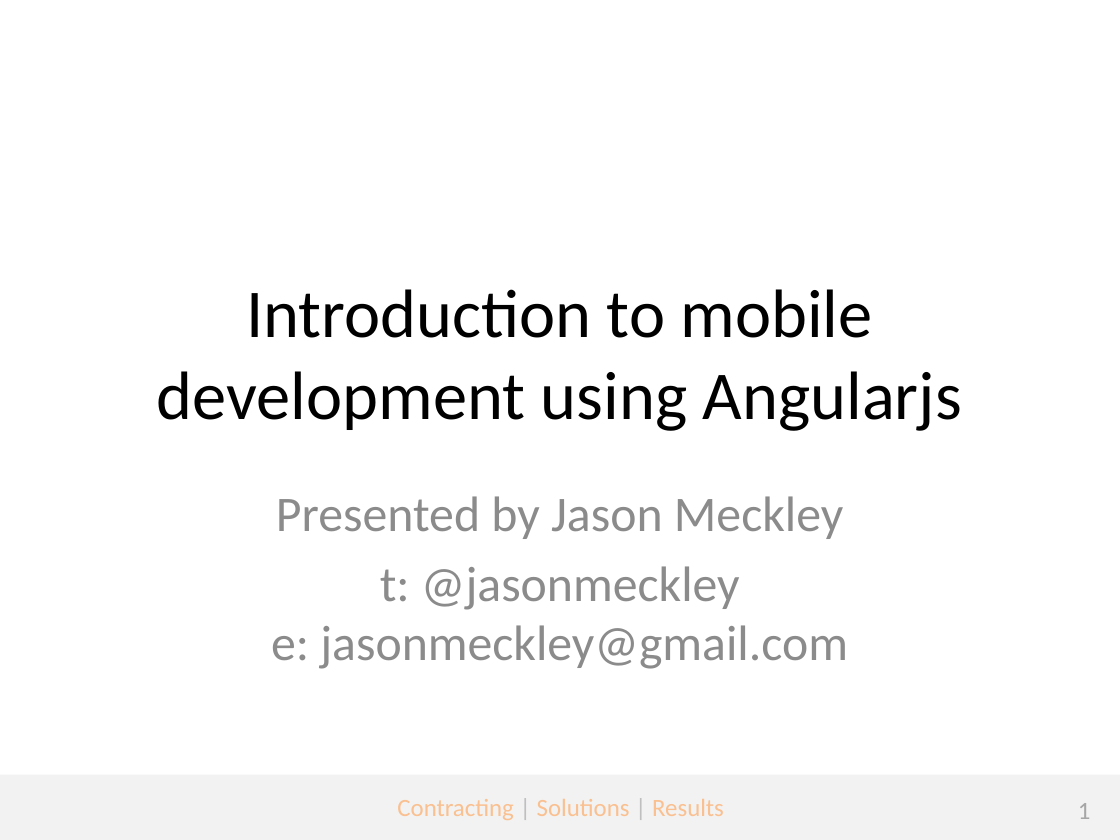
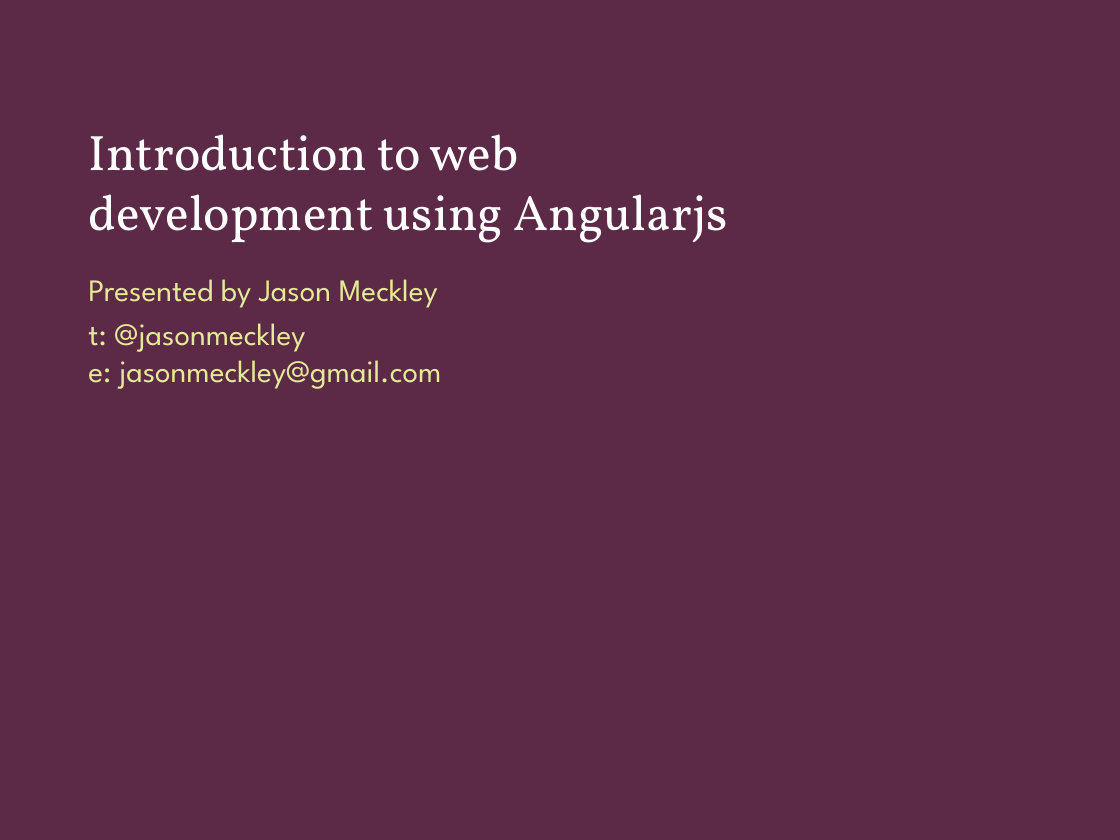
Before and after one commit to jmeckley/angularjs-presentation, a slide deck: slide 1 of Topic 1 - Introduction to mobile development using Angularjs.pptx. Drawn at 1120x840 pixels with LibreOffice and Linux fonts; fonts in the diff are those of the drawing; background and template pictures are left out. Boxes give left, top, right and bottom in pixels: in the first picture for what was removed or moved away, otherwise in the second. Text is boxed around its words. In the diff, an @@ line names an element or a change of style, - is before the commit and + after.

```diff
--- a/Topic 1 - Introduction to mobile development using Angularjs.pptx
+++ b/Topic 1 - Introduction to mobile development using Angularjs.pptx
@@ background #FFFFFF to #5C2946 @@
@@ title "Introduction to web development using ..." at bbox=[88, 134, 727, 243]: vertical alignment middle to bottom @@
@@ title at bbox=[88, 134, 727, 243]: text changed; size 44 to 32 pt; font Calibri to Vollkorn; text colour #000000 to #FFFFFF @@
-Introduction to mobile development using Angularjs
+Introduction to web development using Angularjs
@@ text "Presented by Jason Meckley": place and size @@
-text "Presented by Jason Meckley" at bbox=[271, 496, 848, 669]
+text "Presented by Jason Meckley" at bbox=[88, 279, 442, 389]
@@ text "Presented by Jason Meckley" at bbox=[88, 279, 442, 389]: size 32 to 20 pt, font Calibri to League Spartan, text colour #8C8C8C to #E3EB97; alignment centre to left; less space between paragraphs @@
@@ rectangle removed at bbox=[0, 775, 1120, 840] @@
@@ text removed at bbox=[397, 799, 724, 820] @@
-Contracting | Solutions | Results
@@ page number removed at bbox=[1078, 803, 1091, 819] @@
-1
```
Also in this commit, not shown: 12 other slides changed, 10 other files.
